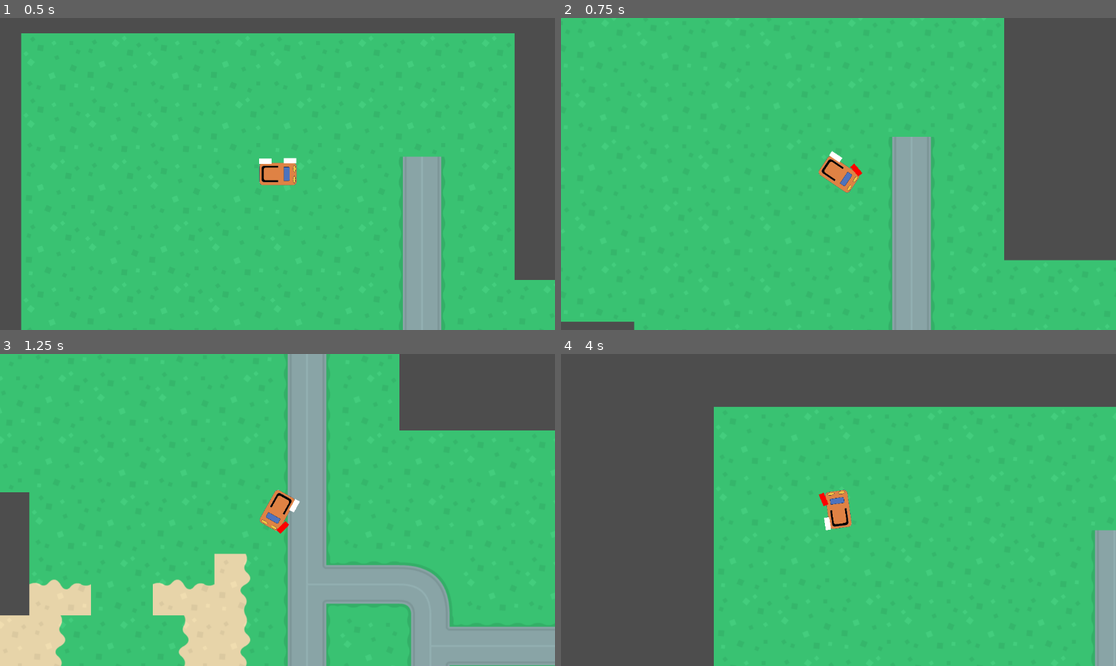
Above: before the commit, frames 1-4 (two rows, left to right).
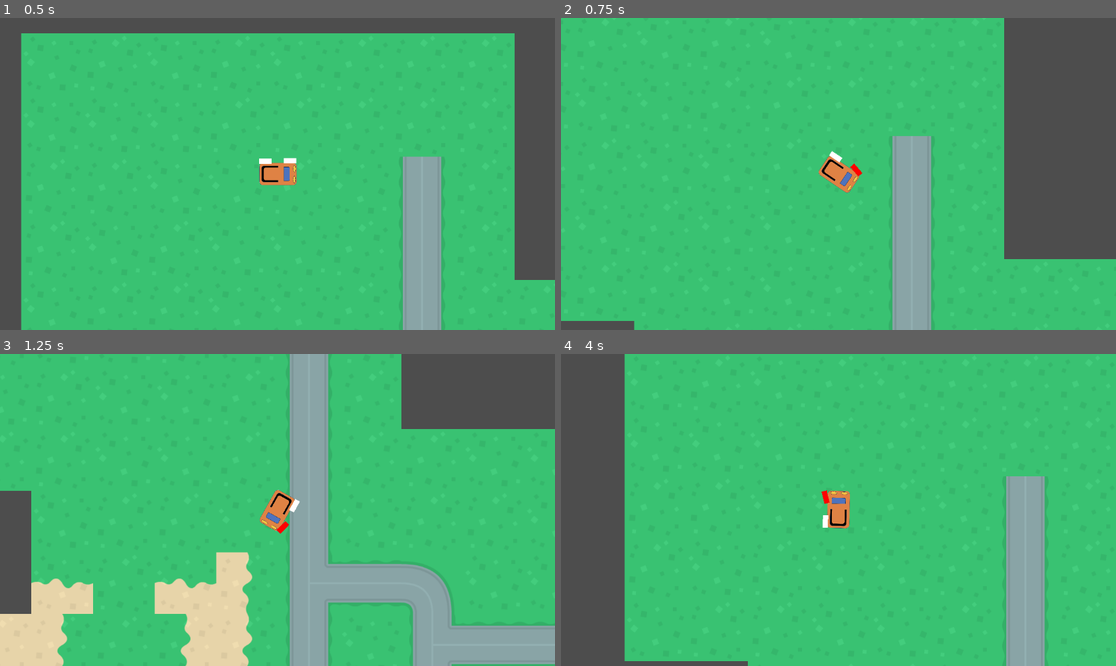
Above: after the commit, the same moments.

Repository: joshmutus/godotstuff
Game: Godot game, scene res://world.tscn
The game is run twice, just before and just after one commit, with the same random seed, the same clock (stepped at 60 frames per second) and the same inputs.
Inputs:
- Up to frame 1 (0.5 s): no input
- Up to frame 2 (0.75 s): tap Enter at 0.5 s; hold Right (steer_right) from 0.53 s (still down); hold Up (gas) from 0.53 s (still down)
- Up to frame 3 (1.25 s): keep holding Right (steer_right); keep holding Up (gas)
- Up to frame 4 (4 s): release Right (steer_right) at 1.28 s; release Up (gas) at 1.28 s; hold Down (brake) 1.28-2.03 s; tap Up (gas) at 1.35, 2.85 s; hold Up (gas) 2.03-2.78 s; hold Right (steer_right) 2.03-3.53 s; hold Left (steer_left) from 3.53 s (still down); hold Up (gas) from 3.53 s (still down)

Frame 1 is identical in both runs. In frame 2, 0.1% of the frame differs, in the area x 0-100%, y 37-98%; in frame 3, 2.3%; in frame 4, 34%, in the area x 11-100%, y 0-100%.

Commit message:
Some stuff

Diff:
--- a/car.gd
+++ b/car.gd
@@ -8,12 +8,10 @@
 var braking = -450
 var max_speed_reverse = 250
 var slip_speed = 400
-var traction_fast = 0.0
+var traction_fast = 0.2
 var traction_slow = 0.8
 var steer_direction
 var acceleration = Vector2.ZERO
-
-var surfaces = {0: "grass", 1: "asphalt", 2: "dirt", 3: "mud"}
 
 
 func _process(delta):
